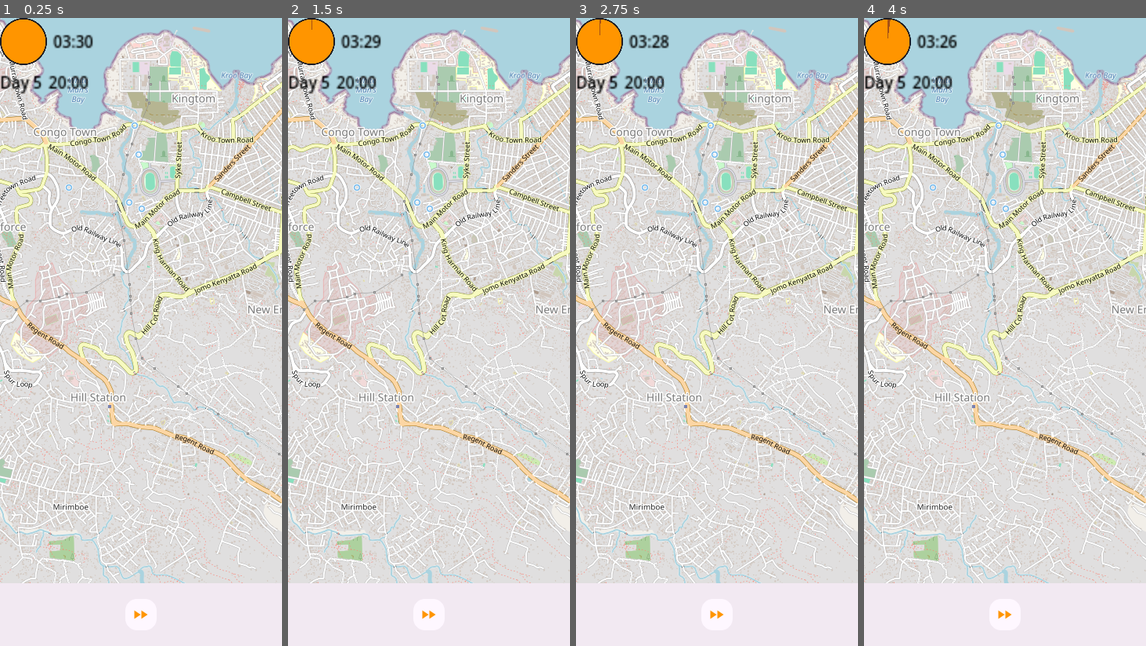
Above: before the commit, frames 1-4 (left to right).
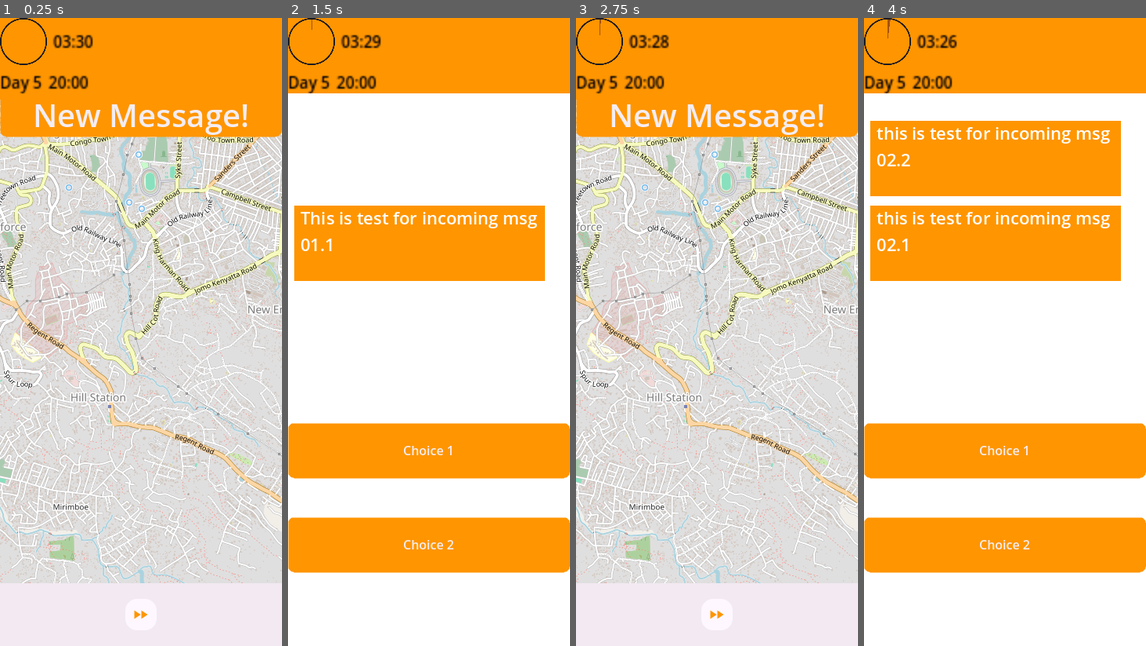
Above: after the commit, the same moments.

Repository: carabowes/Luscinia
Game: Godot game, scene res://main.tscn
The game is run twice, just before and just after one commit, with the same random seed, the same clock (stepped at 60 frames per second) and the same inputs. This scene is started directly instead of the project's main scene.
Inputs (mouse positions are in pixels of both pictures, inside the frame that each line leads up to):
- Up to frame 1 (0.25 s): no input
- Up to frame 2 (1.5 s): click (429, 112) at 0.5 s, where only the run after the commit has a clickable "New Message!"; click (429, 143) at 1.25 s, where only the run after the commit has a clickable "task lego city"
- Up to frame 3 (2.75 s): click (717, 451) at 2 s, where only the run after the commit has a clickable "Choice 1"
- Up to frame 4 (4 s): click (1005, 112) at 2.75 s, where only the run after the commit has a clickable "New Message!"; click (1005, 143) at 3.5 s, where only the run after the commit has a clickable "test message 2"

The runs differ from the first frame. In frame 1, 18% of the frame differs, in the area x 0-100%, y 0-19%; in frame 2, 82%; in frame 3, 18%; in frame 4, 83%, in the area x 0-100%, y 0-96%.

Commit message:
Resolved conflicted merge between 1b7b245b and f467292c

Diff:
--- a/luscinia/Nodes/task_message_buttons/button.tscn
+++ b/luscinia/Nodes/task_message_buttons/button.tscn
@@ -1,5 +1,6 @@
-[gd_scene load_steps=3 format=3 uid="uid://chi1ovd807bam"]
+[gd_scene load_steps=4 format=3 uid="uid://chi1ovd807bam"]
 
+[ext_resource type="Theme" uid="uid://bau28uma7h4s8" path="res://Sprites/UI/themes/details_page_theme.tres" id="1_ckm1s"]
 [ext_resource type="Script" path="res://Scripts/task_message/message_button.gd" id="1_vu3dy"]
 [ext_resource type="Script" path="res://Scripts/task_message/choice_button.gd" id="2_2qkf5"]
 
@@ -9,6 +10,7 @@
 anchor_right = 1.0
 anchor_bottom = 0.06
 offset_bottom = 2.0
+theme = ExtResource("1_ckm1s")
 text = "placeholder"
 autowrap_mode = 1
 script = ExtResource("1_vu3dy")
@@ -21,7 +23,6 @@
 anchor_bottom = 16.0
 grow_horizontal = 2
 grow_vertical = 2
-color = Color(0.363163, 0.496028, 0.748412, 1)
 
 [node name="Buttons" type="Node2D" parent="ColorRect"]
 
@@ -35,6 +36,7 @@
 offset_bottom = 455.0
 grow_horizontal = 2
 grow_vertical = 2
+theme = ExtResource("1_ckm1s")
 text = "Choice 1"
 script = ExtResource("2_2qkf5")
 
@@ -50,5 +52,6 @@
 grow_horizontal = 2
 grow_vertical = 2
 size_flags_vertical = 4
+theme = ExtResource("1_ckm1s")
 text = "Choice 2"
 script = ExtResource("2_2qkf5")
--- a/luscinia/Nodes/task_message_buttons/text_message.tscn
+++ b/luscinia/Nodes/task_message_buttons/text_message.tscn
@@ -1,10 +1,14 @@
-[gd_scene format=3 uid="uid://dwindv4flasfq"]
+[gd_scene load_steps=2 format=3 uid="uid://dwindv4flasfq"]
+
+[ext_resource type="Theme" uid="uid://bau28uma7h4s8" path="res://Sprites/UI/themes/details_page_theme.tres" id="1_3tgrp"]
 
 [node name="message2" type="ColorRect"]
 custom_minimum_size = Vector2(320, 96)
 offset_left = 8.0
 offset_right = 328.0
 offset_bottom = 96.0
+theme = ExtResource("1_3tgrp")
+color = Color(1, 0.584314, 0, 1)
 
 [node name="Label" type="Label" parent="."]
 layout_mode = 2
@@ -12,7 +16,8 @@
 anchor_right = 1.0
 anchor_bottom = 1.0
 offset_left = 0.96
-theme_override_colors/font_color = Color(0, 0, 0, 1)
+theme = ExtResource("1_3tgrp")
+theme_override_colors/font_color = Color(1, 1, 1, 1)
 theme_override_font_sizes/font_size = 22
 text = "incoming msg 2 lorem ipsum blah blah blah"
 autowrap_mode = 2
--- a/luscinia/Scenes/task-assignment.tscn
+++ b/luscinia/Scenes/task-assignment.tscn
@@ -1,8 +1,7 @@
-[gd_scene load_steps=6 format=3 uid="uid://bnodjjjy3hdxo"]
+[gd_scene load_steps=5 format=3 uid="uid://bnodjjjy3hdxo"]
 
 [ext_resource type="Script" path="res://Scripts/game_manager.gd" id="1_oq8wo"]
-[ext_resource type="Texture2D" uid="uid://b3of8bihh0aej" path="res://Sprites/testmap.png" id="2_irbr7"]
-[ext_resource type="Script" path="res://Scripts/sprite_control/opacity.gd" id="3_lidbb"]
+[ext_resource type="Theme" uid="uid://bau28uma7h4s8" path="res://Sprites/UI/themes/details_page_theme.tres" id="2_fxeco"]
 [ext_resource type="Script" path="res://Scripts/task_message/message_alert.gd" id="4_b7pjs"]
 [ext_resource type="Script" path="res://Scripts/task_message/message_board_control.gd" id="5_14q0v"]
 
@@ -17,21 +16,13 @@
 show_alert = true
 messages = Array[String](["task lego city", "test message 2", "test message 3", "test message 4"])
 
-[node name="Map" type="Node2D" parent="."]
-
-[node name="Testmap" type="Sprite2D" parent="Map"]
-position = Vector2(179.598, 399.523)
-scale = Vector2(0.805368, 0.953515)
-texture = ExtResource("2_irbr7")
-script = ExtResource("3_lidbb")
-opacity = 0.8
-
 [node name="Button" type="Button" parent="."]
 layout_mode = 1
 anchors_preset = -1
 anchor_right = 1.0
 anchor_bottom = 0.062
-offset_bottom = 62.512
+offset_bottom = 5.4
+theme = ExtResource("2_fxeco")
 theme_override_font_sizes/font_size = 40
 text = "New Message!"
 script = ExtResource("4_b7pjs")
@@ -52,34 +43,13 @@
 anchor_bottom = 1.0
 grow_horizontal = 2
 grow_vertical = 2
-color = Color(0.890625, 0.890625, 0.890625, 1)
-
-[node name="ColorRect" type="ColorRect" parent="Control/ColorRect"]
-layout_mode = 1
-anchors_preset = -1
-anchor_right = 1.0
-anchor_bottom = 0.125
-grow_horizontal = 2
-grow_vertical = 2
-color = Color(0.617188, 0.617188, 0.617188, 1)
-
-[node name="ColorRect" type="ColorRect" parent="Control/ColorRect/ColorRect"]
-layout_mode = 1
-anchors_preset = -1
-anchor_top = 7.0
-anchor_right = 1.0
-anchor_bottom = 8.0
-offset_top = -6.10352e-05
-grow_horizontal = 2
-color = Color(0.617188, 0.617188, 0.617188, 1)
 
 [node name="ScrollContainer" type="ScrollContainer" parent="Control"]
 layout_mode = 1
 anchors_preset = -1
-anchor_top = 0.13
+anchor_top = 0.05
 anchor_right = 1.0
-anchor_bottom = 0.88
-offset_bottom = -6.10352e-05
+anchor_bottom = 0.96
 grow_horizontal = 2
 grow_vertical = 2
 
--- a/luscinia/Scenes/timer.tscn
+++ b/luscinia/Scenes/timer.tscn
@@ -21,11 +21,18 @@
 mouse_filter = 2
 script = ExtResource("1_jafkr")
 
+[node name="ColorRect" type="ColorRect" parent="."]
+layout_mode = 2
+anchor_right = 0.5
+anchor_bottom = 0.065
+color = Color(1, 0.584314, 0, 1)
+
 [node name="TimerVBox" type="VBoxContainer" parent="."]
 layout_mode = 1
 anchors_preset = 10
 anchor_right = 1.0
-offset_bottom = 67.0
+offset_right = -180.0
+offset_bottom = 48.0
 grow_horizontal = 2
 
 [node name="TimerHBox" type="HBoxContainer" parent="TimerVBox"]
--- a/luscinia/Scripts/game_manager.gd
+++ b/luscinia/Scripts/game_manager.gd
@@ -16,7 +16,7 @@
 @export var stability: int = 100
 
 func _process(delta: float) -> void:
-	if(!show_alert):
+	if(!show_alert || messages.size() == message_amount):
 		alert.visible = false
 	else:
 		alert.visible = true
--- a/luscinia/Scripts/task_message/message_board_control.gd
+++ b/luscinia/Scripts/task_message/message_board_control.gd
@@ -11,7 +11,7 @@
 @export var msg_shown: int
 
 func add_message():
-	var message_instance = load("res://Nodes/button.tscn").instantiate()
+	var message_instance = load("res://Nodes/task_message_buttons/button.tscn").instantiate()
 	message_instance.text = gm.messages[gm.message_amount-1]
 	add_child(message_instance)
 	move_child(message_instance, 0)
--- a/luscinia/main.tscn
+++ b/luscinia/main.tscn
@@ -6,8 +6,9 @@
 [ext_resource type="PackedScene" uid="uid://da0l1xitf07a2" path="res://Scenes/resource_page.tscn" id="4_vi8yg"]
 [ext_resource type="PackedScene" uid="uid://c70krmks36rto" path="res://Scenes/task_details.tscn" id="5_0qr7n"]
 [ext_resource type="PackedScene" uid="uid://cvex4d7ipjauf" path="res://Scenes/navbar.tscn" id="5_5vcs1"]
+[ext_resource type="PackedScene" uid="uid://bnodjjjy3hdxo" path="res://Scenes/task-assignment.tscn" id="7_g8mic"]
 
-[node name="Main" type="Control"]
+[node name="main" type="Control"]
 layout_mode = 3
 anchors_preset = 15
 anchor_right = 1.0
@@ -17,22 +18,26 @@
 
 [node name="resource_manager" parent="." instance=ExtResource("1_8r20m")]
 
-[node name="Map" parent="." node_paths=PackedStringArray("details_page") instance=ExtResource("1_7fdga")]
-details_page = NodePath("../TaskDetails")
+[node name="map" parent="." node_paths=PackedStringArray("details_page") instance=ExtResource("1_7fdga")]
+details_page = NodePath("../task_details")
 
-[node name="Navbar" parent="." instance=ExtResource("5_5vcs1")]
+[node name="navbar" parent="." instance=ExtResource("5_5vcs1")]
 layout_mode = 1
 offset_top = -80.0
 
-[node name="Timer" parent="." instance=ExtResource("2_5mpic")]
+[node name="timer" parent="." instance=ExtResource("2_5mpic")]
 layout_mode = 1
 
-[node name="resource-page" parent="." instance=ExtResource("4_vi8yg")]
+[node name="resource_page" parent="." instance=ExtResource("4_vi8yg")]
 visible = false
 layout_mode = 1
 offset_left = -0.46
 offset_right = -360.46
 
-[node name="TaskDetails" parent="." instance=ExtResource("5_0qr7n")]
+[node name="task_details" parent="." instance=ExtResource("5_0qr7n")]
 visible = false
 layout_mode = 1
+
+[node name="GameManager" parent="." instance=ExtResource("7_g8mic")]
+layout_mode = 1
+offset_top = 96.0
Not shown: 1 places in luscinia/main.tscn that only renumber resources
